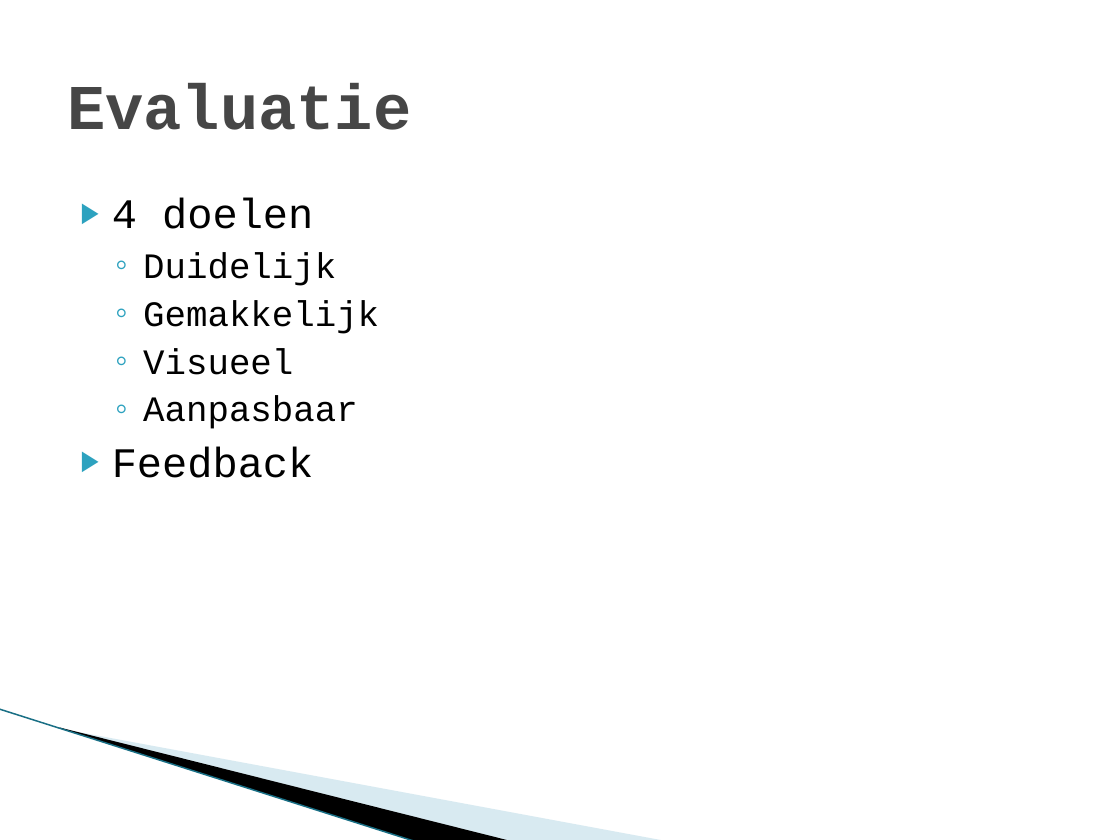
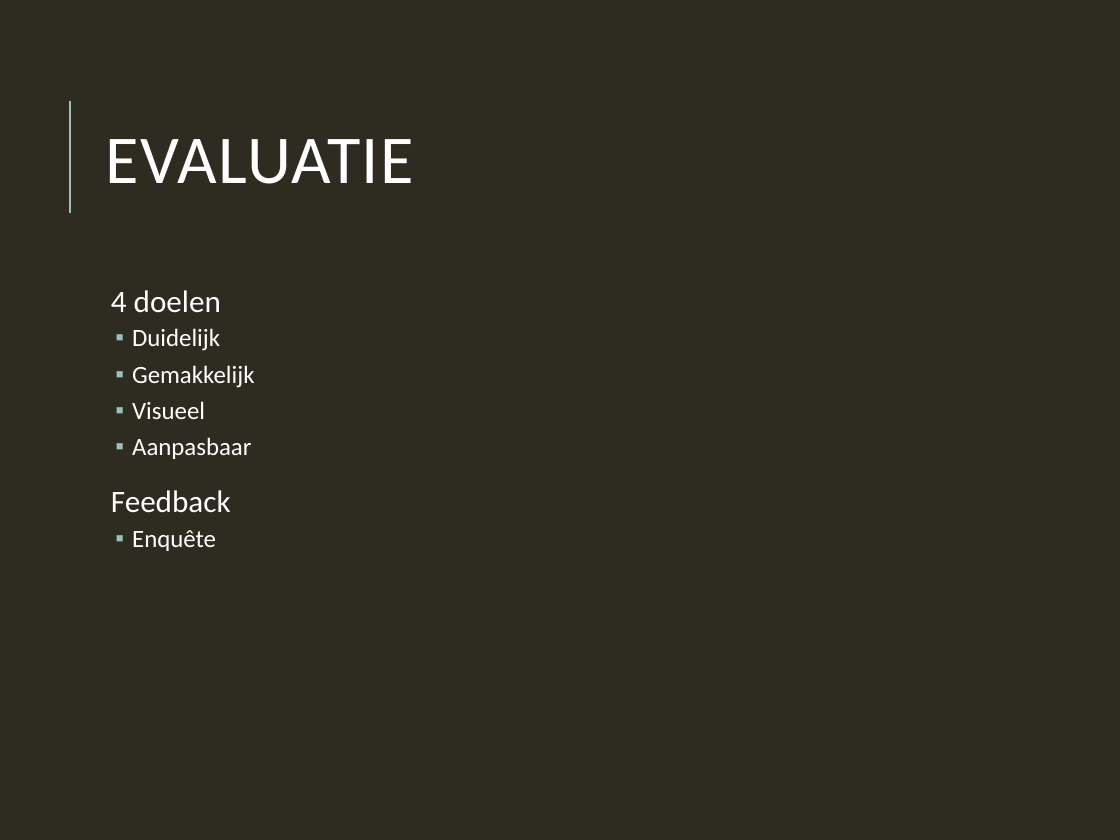
Before and after one commit to Mickaly13X/wv_project, a slide deck: slide 18 of Presentation III/Presentation III.pptx (slide 7 before the commit). Drawn at 1120x840 pixels with LibreOffice and Linux fonts; fonts in the diff are those of the drawing; background and template pictures are left out. Boxes give left, top, right and bottom in pixels: in the first picture for what was removed or moved away, otherwise in the second. Text is boxed around its words. In the diff, an @@ line names an element or a change of style, - is before the commit and + after.

```diff
--- a/Presentation III/Presentation III.pptx
+++ b/Presentation III/Presentation III.pptx
@@ background #FFFFFF to #2E2B21 @@
@@ line added from (69, 213) to (69, 101), #9CBEBD 1.5 pt @@
@@ title at (105, 139, 414, 184): text changed; size 41 to 44 pt; font Courier New to Calibri; text colour #464646 to #FFFFFF; bold off @@
-Evaluatie
+EVALUATIE
@@ text "4 doelen": place and size @@
-text "4 doelen" at (112, 198, 379, 478)
+text "4 doelen" at (111, 290, 254, 551)
@@ text at (111, 290, 254, 513): size 27 to 20 pt in "4 doelen", "Feedback"; font Courier New to Calibri, text colour #000000 to #FFFFFF in "4 doelen", "Duidelijk", "Gemakkelijk", "Visueel" and 2 more places; size 23 to 16 pt in "Duidelijk", "Gemakkelijk", "Visueel", "Aanpasbaar"; bullet ▶ to  ; line spacing 1 to 0.9; more space between paragraphs; bullet colour #2DA2BF to #9CBEBD; bullet ◦ to ▪ @@
@@ text at (132, 530, 216, 551): paragraph added @@
+  ▪ Enquête
@@ line removed from (0, 709) to (416, 840) @@
@@ freeform shape removed at (59, 727, 512, 840) @@
@@ freeform shape removed at (62, 728, 666, 840) @@
```
Also in this commit, not shown: 4 other slides changed, 17 slides added, 3 slides removed, 3 other files.
